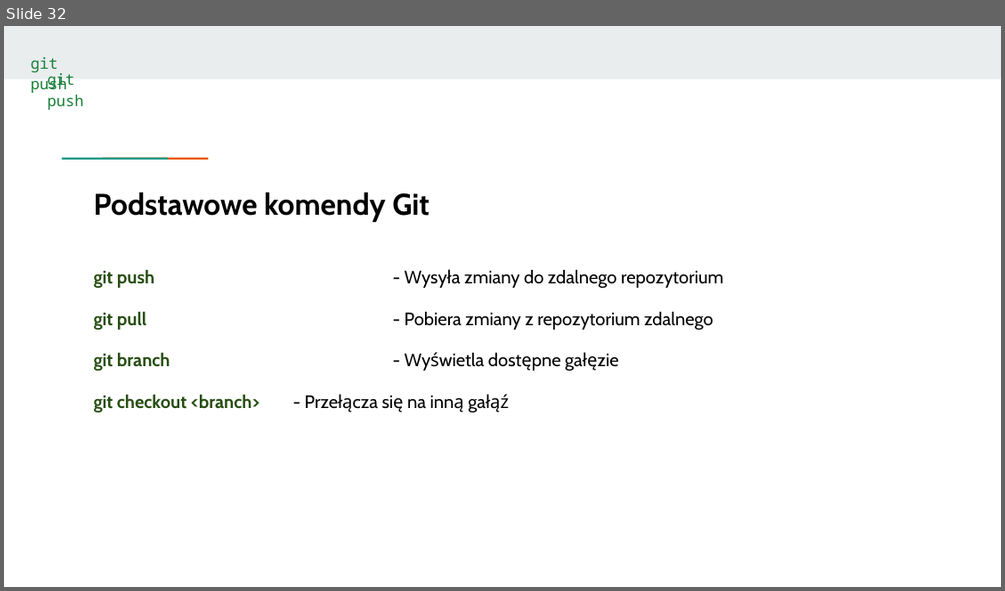
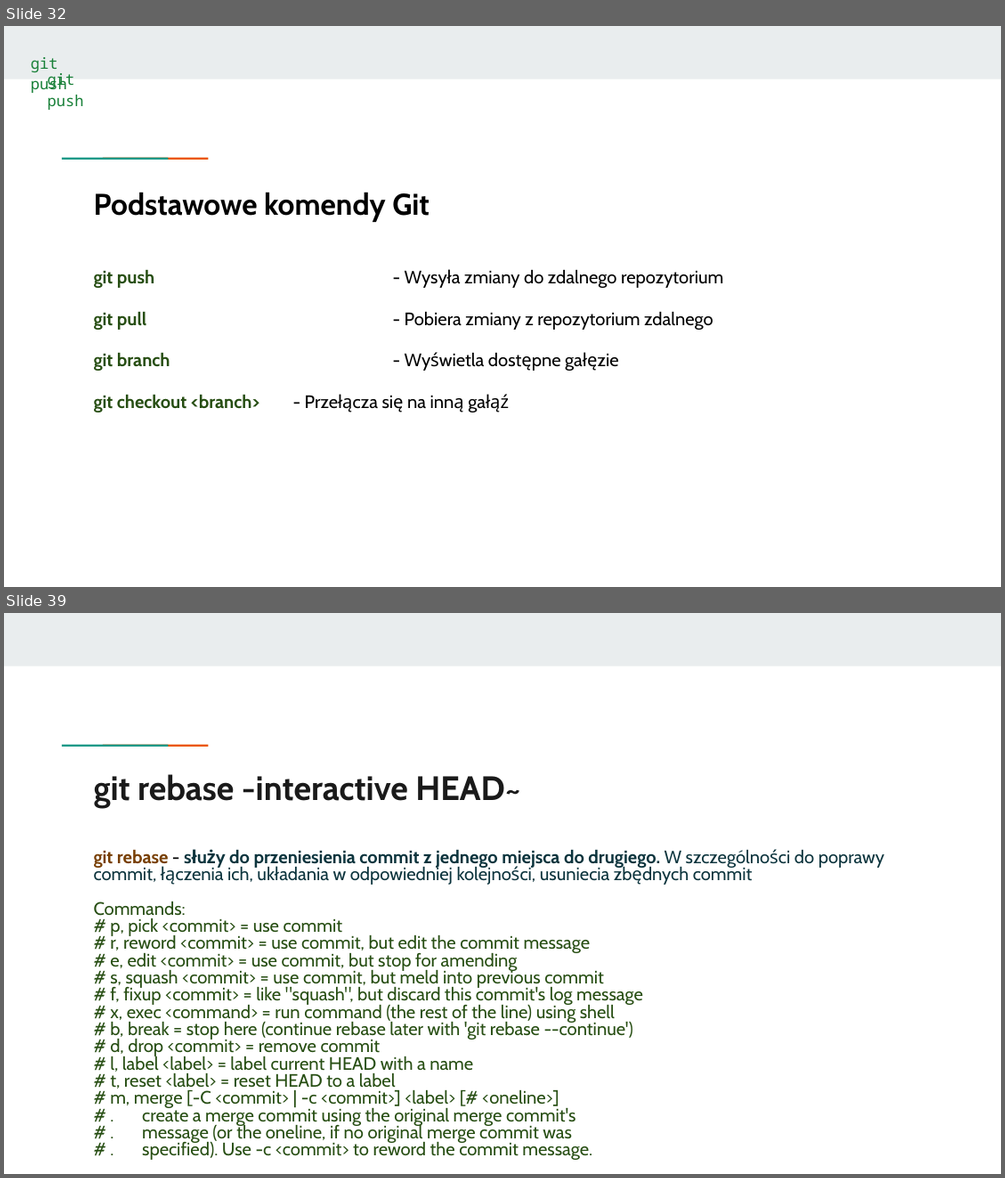
Before and after one commit to KasiaKasia/PRZEDMIOTY, a slide deck: ZASTOSOWANIE_INFORMATYKI/1A-gr_2/Zastosowanie informatyki - 1A gr. 2-plik2.pptx. Shown one above the other, each under a label of ours: slide 32 before the commit, slides 32 and 39 after it; the slides between them are not shown. The pictures are 1005x591 and 1005x1178 pixels, drawn with LibreOffice and Linux fonts; fonts in the diff are those of the drawing. Boxes give left, top, right and bottom in pixels: in the first picture for what was removed or moved away, otherwise in the second. Text is boxed around its words. In the diff, an @@ line names an element or a change of style, - is before the commit and + after.

```diff
--- a/ZASTOSOWANIE_INFORMATYKI/1A-gr_2/Zastosowanie informatyki - 1A gr. 2-plik2.pptx
+++ b/ZASTOSOWANIE_INFORMATYKI/1A-gr_2/Zastosowanie informatyki - 1A gr. 2-plik2.pptx
@@ slide 39 added at [4,613,1001,1174], background #FFFFFF; not listed: 3 template elements that a slide beside it also shows @@
@@ title added at [94,774,520,808], 24.4 pt, text #1A1A1A, bold @@
+git rebase -interactive HEAD~
@@ text added at [94,849,884,1159], 12.9 pt, text #274E13 @@
+git rebase - służy do przeniesienia commit z jednego miejsca do drugiego. W szczególności do poprawy commit, łączenia ich, układania w odpowiedniej kolejności, usuniecia zbędnych commit
+Commands:
+# p, pick <commit> = use commit
+# r, reword <commit> = use commit, but edit the commit message
+# e, edit <commit> = use commit, but stop for amending
+# s, squash <commit> = use commit, but meld into previous commit
+# f, fixup <commit> = like "squash", but discard this commit's log message
+# x, exec <command> = run command (the rest of the line) using shell
+# b, break = stop here (continue rebase later with 'git rebase --continue')
+# d, drop <commit> = remove commit
+# l, label <label> = label current HEAD with a name
+# t, reset <label> = reset HEAD to a label
+# m, merge [-C <commit> | -c <commit>] <label> [# <oneline>]
+# . create a merge commit using the original merge commit's
+# . message (or the oneline, if no original merge commit was
+# . specified). Use -c <commit> to reword the commit message.
```
Also in this commit, not shown: 15 other slides added, 1 other file.
